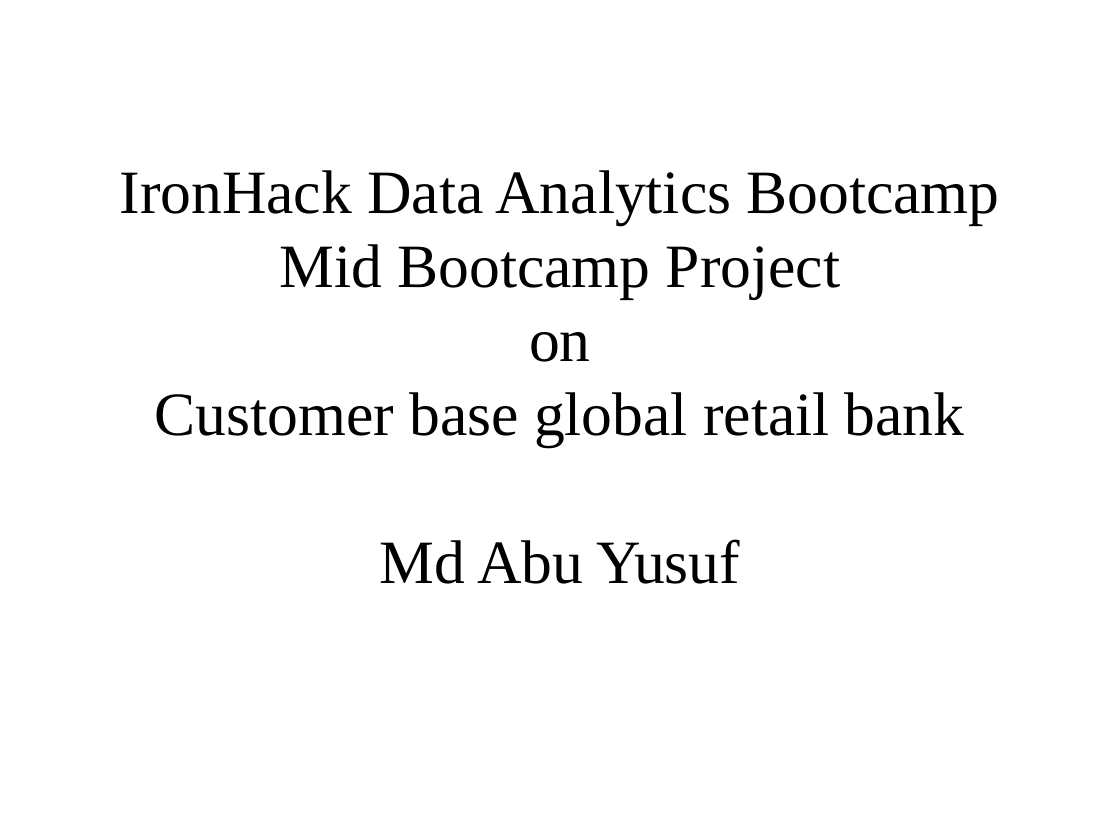
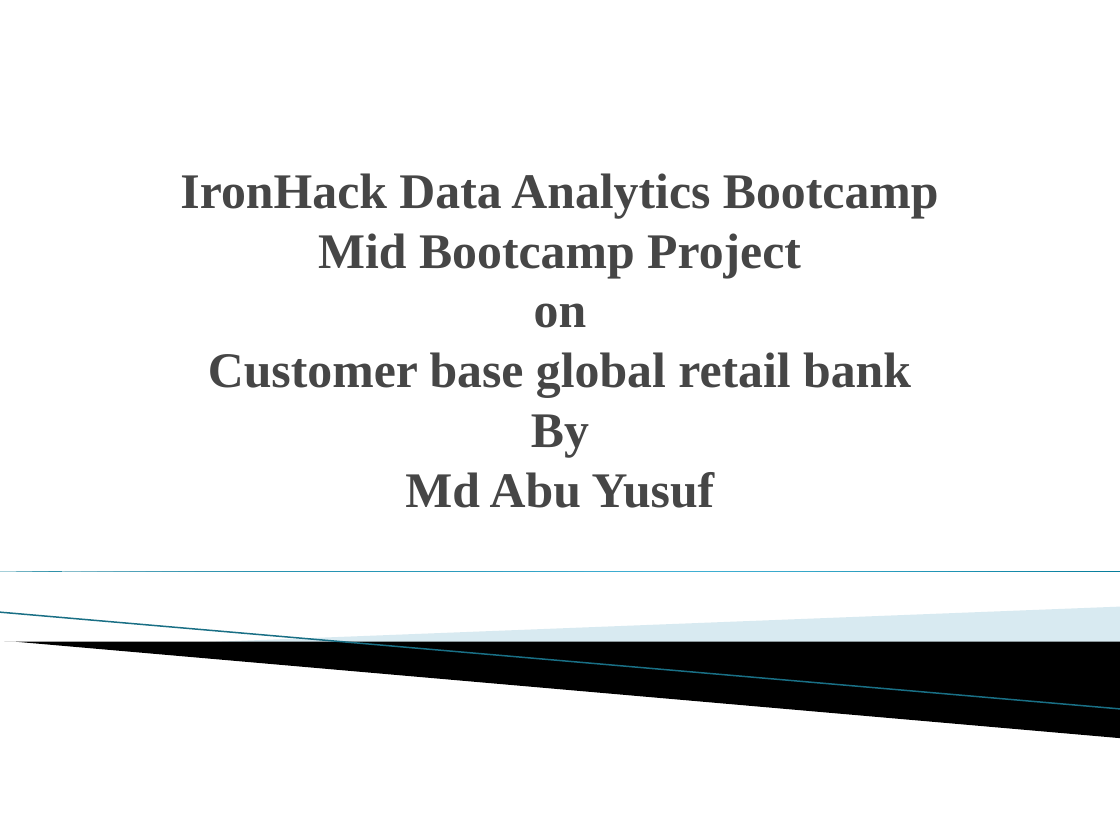
Before and after one commit to mayusuf/Customer-base-global-retail-bank, a slide deck: slide 1 of visual_presentation.pptx. Drawn at 1120x840 pixels with LibreOffice and Linux fonts; fonts in the diff are those of the drawing; background and template pictures are left out. Boxes give left, top, right and bottom in pixels: in the first picture for what was removed or moved away, otherwise in the second. Text is boxed around its words. In the diff, an @@ line names an element or a change of style, - is before the commit and + after.

Commit message:
change in ppt

```diff
--- a/visual_presentation.pptx
+++ b/visual_presentation.pptx
@@ title "IronHack Data Analytics Bootcamp Mid ..." at (x1=180, y1=173, x2=939, y2=508): vertical alignment middle to bottom @@
@@ title at (x1=180, y1=173, x2=939, y2=508): text changed; size 39.6 to 32 pt; text colour #000000 to #464646; bold on @@
-IronHack Data Analytics Bootcamp
-Mid Bootcamp Project
-on
-Customer base global retail bank
-Md Abu Yusuf
+IronHack Data Analytics Bootcamp
+Mid Bootcamp Project
+on
+Customer base global retail bank
+By
+Md Abu Yusuf
@@ right triangle added at (x1=0, y1=571, x2=1120, y2=571), fill gradient #007896 to #4CBBDF @@
@@ line added from (0, 613) to (1120, 709), #97C5D8 0.95 pt @@
@@ freeform shape added at (x1=207, y1=607, x2=1120, y2=666), fill #A0CBDC at 40% opacity @@
@@ freeform shape added at (x1=4, y1=642, x2=1120, y2=738), fill #000000 @@
```
Also in this commit, not shown: 8 other slides changed.
